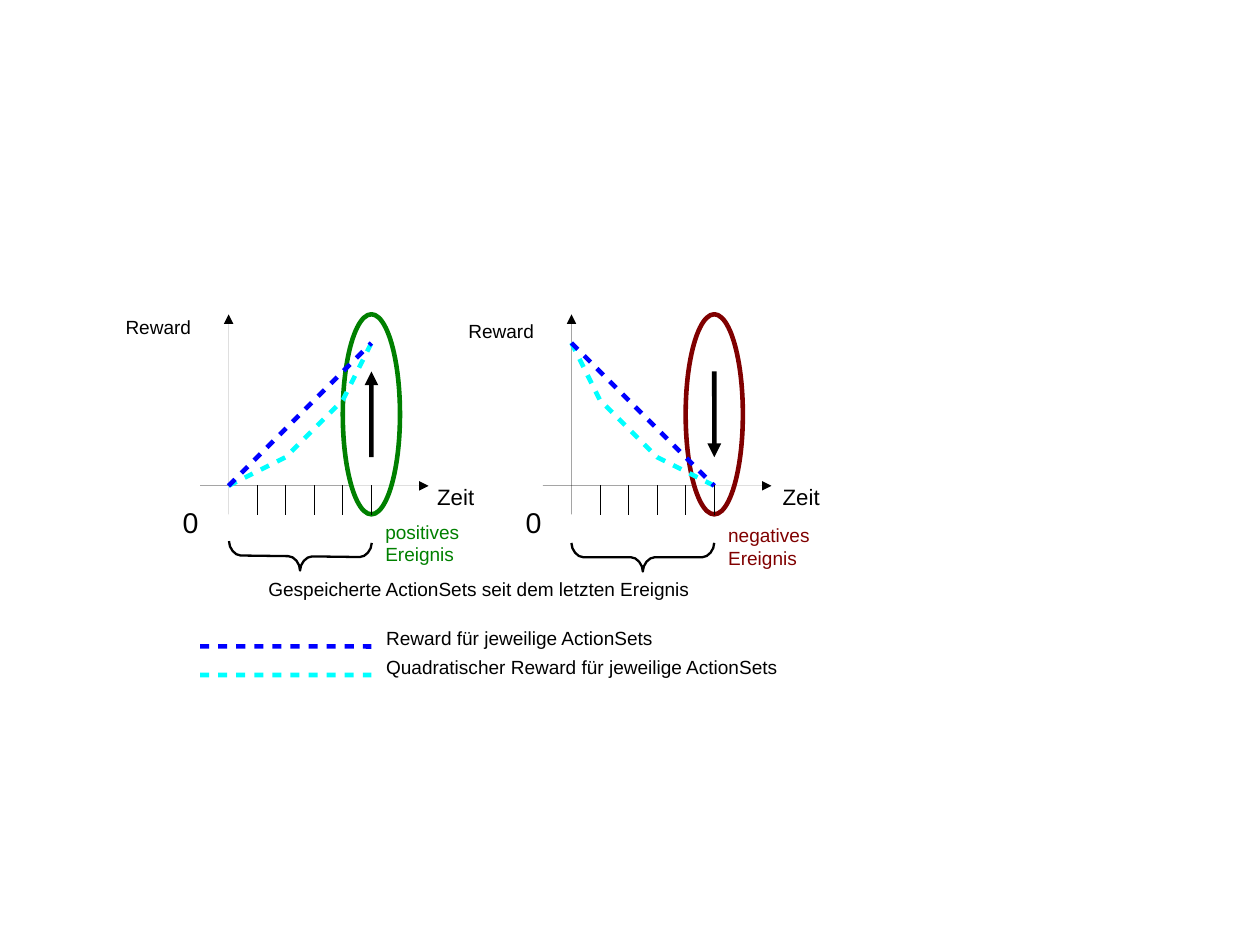
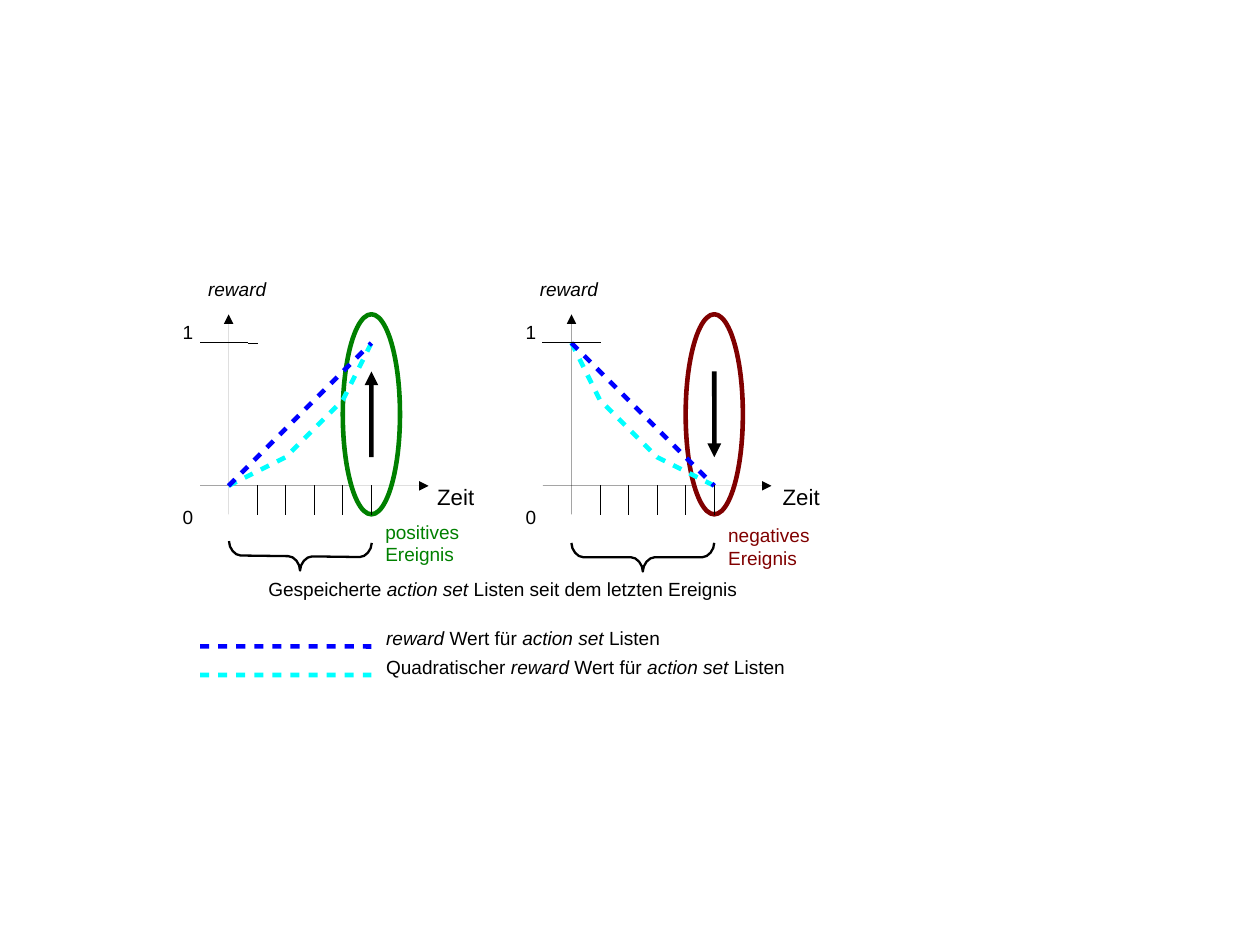
Before and after one commit to ClemensLode/Master-Thesis, a slide deck: slide 9 of graphics/graphics_diplomarbeit.odp. Drawn at 1260x945 pixels with LibreOffice and Linux fonts; fonts in the diff are those of the drawing. Boxes give left, top, right and bottom in pixels: in the first picture for what was removed or moved away, otherwise in the second. Text is boxed around its words. In the diff, an @@ line names an element or a change of style, - is before the commit and + after.

```diff
--- a/graphics/graphics_diplomarbeit.odp
+++ b/graphics/graphics_diplomarbeit.odp
@@ text at [208,282,266,297]: text changed; italic on @@
-Reward
+reward
@@ text at [540,282,598,297]: text changed; italic on @@
-Reward
+reward
@@ text added at [183,326,194,339], 12 pt, text #000000 @@
+1
@@ text added at [526,326,537,339], 12 pt, text #000000 @@
+1
@@ line added from (200, 343) to (257, 343), #000000 0 pt @@
@@ line added from (543, 343) to (600, 343), #000000 0 pt @@
@@ text "0" at [183,510,194,524]: size 18 to 12 pt @@
@@ text "0" at [526,510,537,524]: size 18 to 12 pt @@
@@ text at [268,582,737,600]: text changed @@
-Gespeicherte ActionSets seit dem letzten Ereignis
+Gespeicherte action set Listen seit dem letzten Ereignis
@@ text at [386,631,660,646]: text changed; italic on @@
-Reward für jeweilige ActionSets
+reward Wert für action set Listen
@@ text at [386,660,785,678]: text changed @@
-Quadratischer Reward für jeweilige ActionSets
+Quadratischer reward Wert für action set Listen
```
Also in this commit, not shown: 9 other slides changed, 5 slides added, 1 slide removed, 24 other files.
